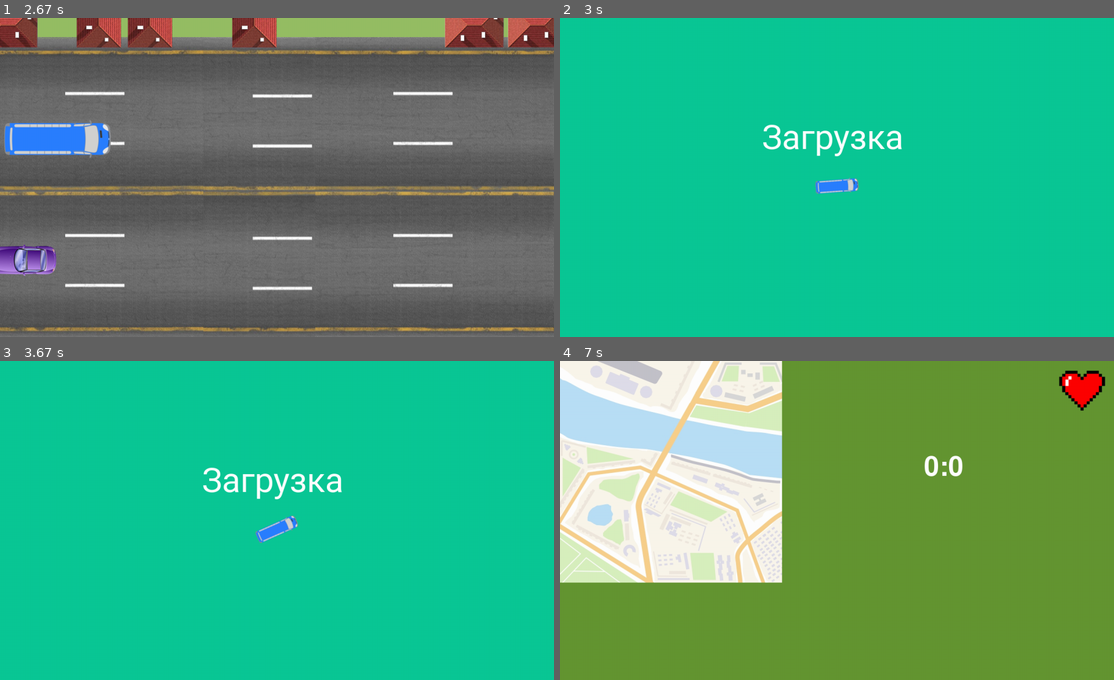
Above: before the commit, frames 1-4 (two rows, left to right).
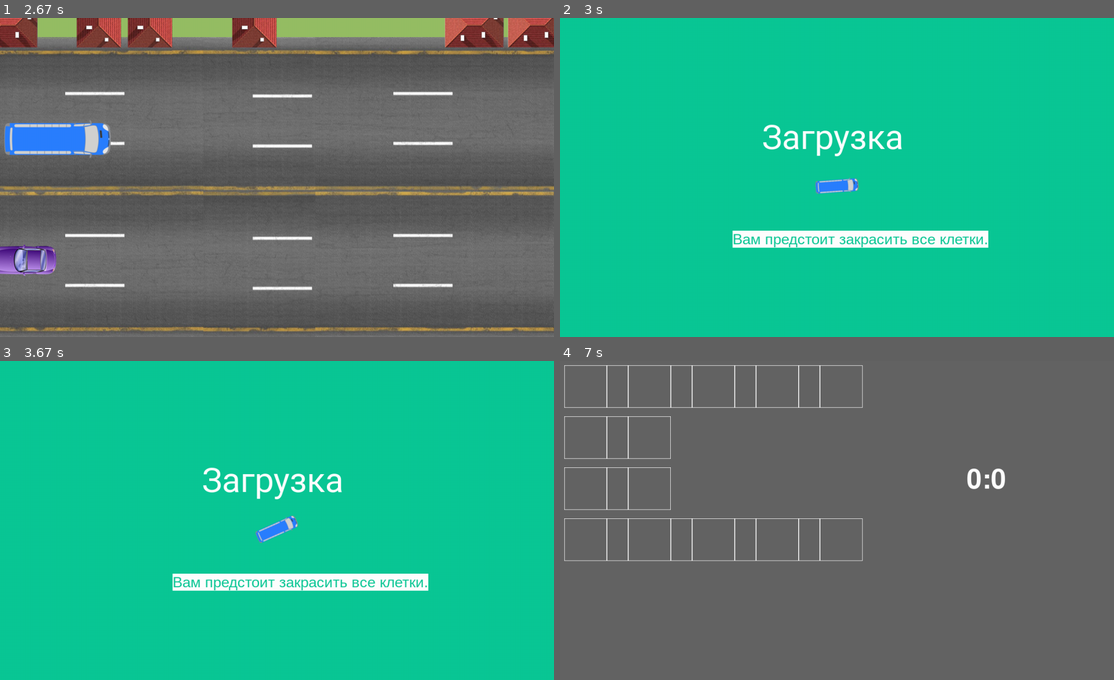
Above: after the commit, the same moments.

Repository: Alicccce/project_pygame
Game: pygame game, started from main.py
Same seed, same stepped clock (60 frames per second), same inputs: the game is played once before the commit and once after it.
Inputs (mouse positions are in pixels of both pictures, inside the frame that each line leads up to):
- Up to frame 1 (2.67 s): click (277, 177) at 0.38 s; hold W 0.67-1.13 s; move the mouse to (254, 193) at 0.7 s; hold S 1.17-1.47 s; hold W 1.5-1.87 s; hold S 1.9-2.27 s; hold W 2.3-2.6 s
- Up to frame 2 (3 s): no input
- Up to frame 3 (3.67 s): no input
- Up to frame 4 (7 s): no input

Frame 1 is identical in both runs. In frame 2, 2.3% of the frame differs, in the area x 31-78%, y 66-73%; in frame 3, 2.3%; in frame 4, 100%, in the area x 0-100%, y 0-100%.

Commit message:
main_game to do 1.1

Diff:
--- a/load_img.py
+++ b/load_img.py
@@ -12,7 +12,7 @@
 BLACK = (0, 0, 0)
 RED = (255, 0, 0)
 BLUE = (0, 0, 255)
-PINK = (255, 100, 100)
+OBSCHIY = (10, 200, 150)
 
 
 def load_image(name, colorkey=None):
@@ -36,11 +36,13 @@
     finished = FONT.render("Загрузка", True, "white")
     finished_rect = finished.get_rect(center=(640, 280))
 
+    rch = random.choice([1, 2])
+
     while running:
-        surf.fill((10, 200, 150))
+        surf.fill(OBSCHIY)
         rotated_img = pygame.transform.rotozoom(img_bus_load, angle, 1)
         surf.blit(finished, finished_rect)
-        angle += 1  #
+        angle += 1
         if angle >= 360:
             angle = 0
 
@@ -51,20 +53,28 @@
         mins = secs // 60
         secs %= 60
 
+
+        if rch == 1:
+            tab = pygame.font.SysFont('arial', 35)
+            sc_text = tab.render('Вам предстоит закрасить все клетки.', True, OBSCHIY, WHITE)
+            surf.blit(sc_text, (405, 500))
+        else:
+            tab = pygame.font.SysFont('arial', 35)
+            sc_text = tab.render('Вам предстоит провести все маршруты (дороги).', True, OBSCHIY, WHITE)
+            surf.blit(sc_text, (390, 500))
         if secs == 4:
-            two(surf)
+            if rch == 1:
+                game_one(surf)
+            elif rch == 2:
+                two(surf)
 
 
-
-        surf.blit(rotated_img,
-                  (size[0] // 2 - rotated_img.get_width() // 2, size[1] // 2 - rotated_img.get_height() // 2 + 20))
+        surf.blit(rotated_img, (size[0] // 2 - rotated_img.get_width() // 2, size[1] // 2 - rotated_img.get_height() // 2 + 20))
 
         for event in pygame.event.get():
             if event.type == pygame.QUIT:
                 running = False
 
-
-
         pygame.display.flip()
         clock.tick(30)
 
